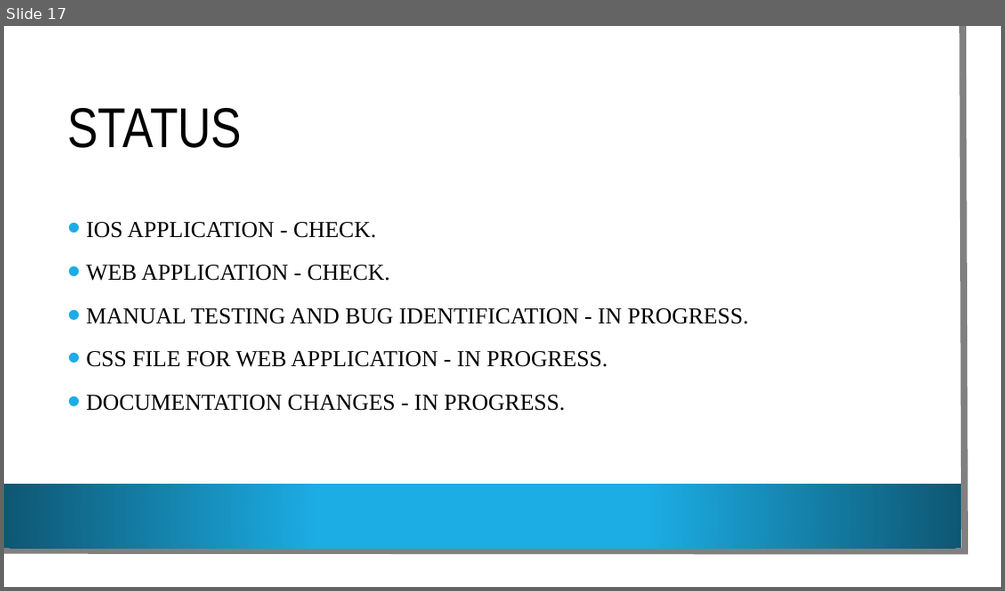
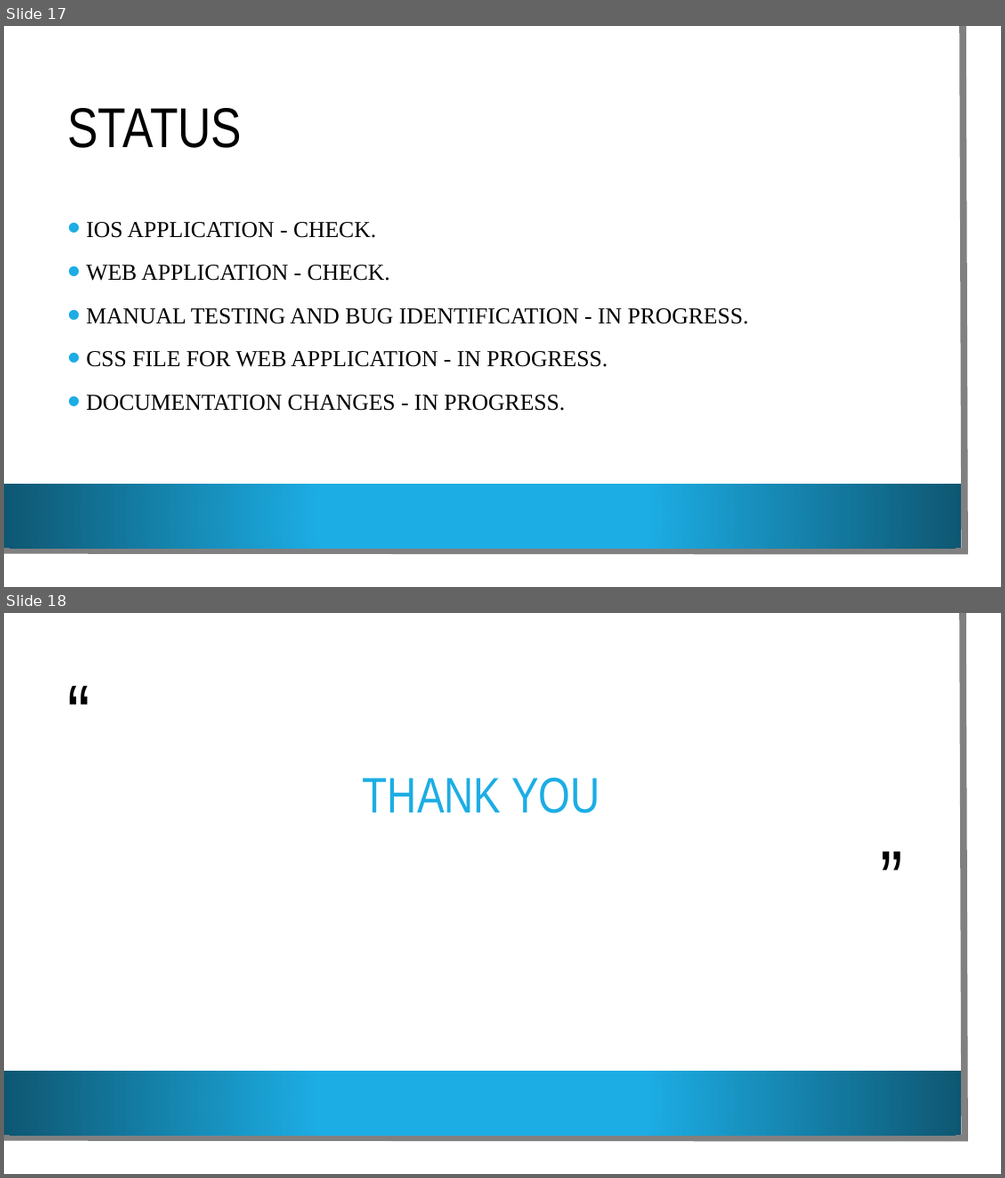
Before and after one commit to VamsiDevalla/Student-Attendance-Tracking, a slide deck: final ppt.pptx. Shown one above the other, each under a label of ours: slide 17 before the commit, slides 17 and 18 after it. The pictures are 1005x591 and 1005x1178 pixels, drawn with LibreOffice and Linux fonts; fonts in the diff are those of the drawing; background and template pictures are left out. Boxes give left, top, right and bottom in pixels: in the first picture for what was removed or moved away, otherwise in the second. Text is boxed around its words. In the diff, an @@ line names an element or a change of style, - is before the commit and + after.

```diff
--- a/final ppt.pptx
+++ b/final ppt.pptx
@@ slide 18 added at bbox=[4, 613, 1001, 1174], background picture (left out); not listed: 3 template elements that a slide beside it also shows @@
@@ text added at bbox=[60, 686, 110, 734], 80 pt, text #000000 @@
+“
@@ title added at bbox=[363, 778, 599, 813], 48 pt, text #1CADE4 @@
+THANK YOU
@@ text added at bbox=[860, 852, 910, 900], 80 pt, text #000000 @@
+”
```
Also in this commit, not shown: 1 slide changed, 1 other slide added.
